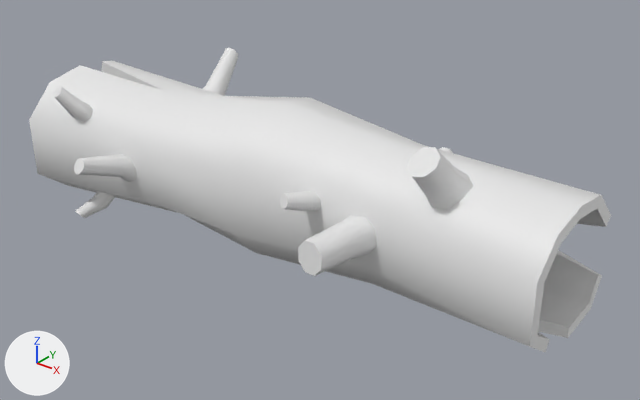
The FBX model BogeyMan/Assets/Art/Environnement/Vegetation MEshes/SM_Trunk.fbx: old version first, new version second.
One viewpoint serves both versions: a 50 mm camera at (0.616, -0.732, 0.532) aimed at (0.027, 0.004, 0.076). The axes (+X, +Y, +Z) are drawn at lower left. The lights are the same throughout. Where no turn or scale is listed for an object, it has been applied to the vertices.

Before the edit, the objects in view are built like this:
```python
me_mesh = bpy.data.meshes.new('Mesh')
me_mesh.from_pydata(...)  # 318 vertices, 274 faces; spans x -0.346..0.346, y -0.172..0.172, z 0.0..0.209
ob_sm_trunk = bpy.data.objects.new('SM_Trunk', me_mesh)
ob_sm_trunk.location = (0.0, 0.0, 0.0)
```
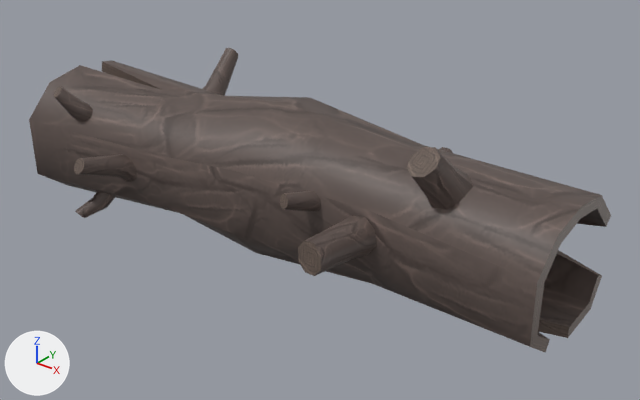
Location of each change, (x1, y1, x2, y2) in pixels of the pictures (640 x 400 px):
'SM_Trunk', recoloured (white to grey): (29, 48, 611, 352) in both

The edits, one by one:
Picture 'DefaultMaterial_Base_color.png' (img_defaultmaterial_base_color_png) is new.
Material 'Material #25' (mat_material__25) is new.
Its texture is img_defaultmaterial_base_color_png.
me_mesh has 318 vertices, 274 faces and spans x -0.346..0.346, y -0.172..0.172, z 0.0..0.209.
me_mesh now uses material mat_material__25 (picture img_defaultmaterial_base_color_png).
